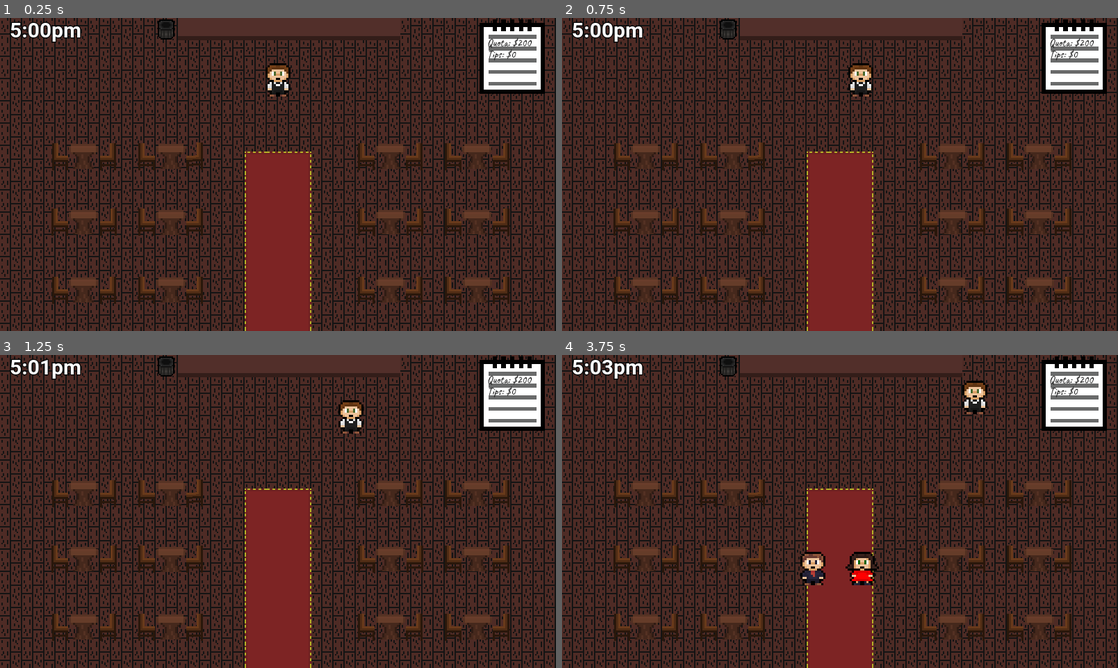
Above: before the commit, frames 1-4 (two rows, left to right).
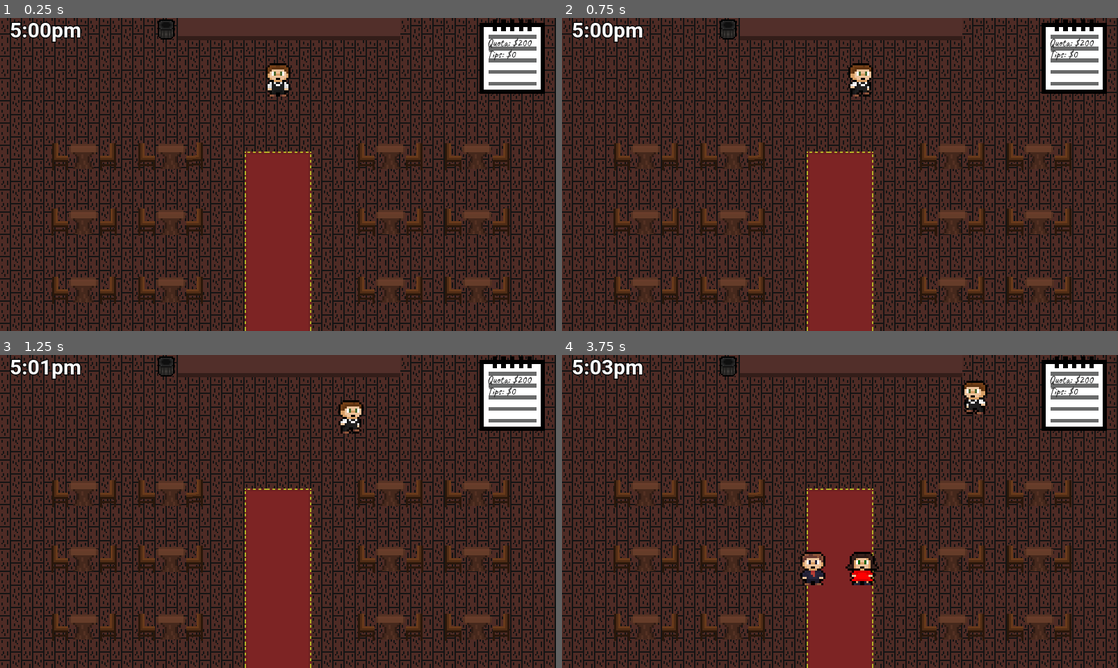
Above: after the commit, the same moments.

Repository: samw-26/Romantic-Evening
Game: Godot game, scene res://Assets/Scenes/restaurant.tscn
Same seed, same stepped clock (60 frames per second), same inputs: the game is played once before the commit and once after it.
Inputs:
- Up to frame 1 (0.25 s): no input
- Up to frame 2 (0.75 s): tap Enter at 0.5 s; hold D (right) from 0.53 s (still down); hold E (take) from 0.53 s (still down)
- Up to frame 3 (1.25 s): keep holding D (right); keep holding E (take)
- Up to frame 4 (3.75 s): release D (right) at 1.28 s; release E (take) at 1.28 s; hold S (down) 1.28-2.03 s; tap E (take) at 1.35, 2.85 s; hold D (right) 2.03-2.78 s; hold E (take) 2.03-2.78 s; hold W (up) 2.78-3.53 s; hold A (left) from 3.53 s (still down); hold E (take) from 3.53 s (still down)

Frame 1 is identical in both runs. In frame 2, 0.1% of the frame differs, in the area x 51-56%, y 16-26%; in frame 3, 0.2%; in frame 4, 0.2%, in the area x 72-77%, y 10-19%.

Commit message:
Added waiter animations

Diff:
--- a/Assets/Scenes/couple.tscn
+++ b/Assets/Scenes/couple.tscn
@@ -120,7 +120,7 @@
 
 [node name="StatusTimer" type="Timer" parent="."]
 unique_name_in_owner = true
-wait_time = 15.0
+wait_time = 20.0
 one_shot = true
 
 [node name="FlickerTimerMan" type="Timer" parent="StatusTimer"]
@@ -133,7 +133,7 @@
 
 [node name="ExitTimer" type="Timer" parent="."]
 unique_name_in_owner = true
-wait_time = 15.0
+wait_time = 20.0
 one_shot = true
 
 [node name="MealTimer" type="Timer" parent="."]
--- a/Assets/Scenes/waiter.gd
+++ b/Assets/Scenes/waiter.gd
@@ -9,15 +9,30 @@
 var second_plate: Sprite2D
 #Movement
 var direction: Vector2
+var last_direction: Vector2
 @export var speed: int = 300
+#Animation
+var anim: AnimatedSprite2D
 
 func _ready() -> void:
+	anim = %AnimatedSprite2D
 	%Plate1.hide()
 	%Plate2.hide()
 
 func _process(_delta: float) -> void:
 	if !Global.closing:
 		direction = Input.get_vector("left","right","up","down")
+		#Idle
+		if direction == Vector2.ZERO:
+			anim.play("idle_front")
+		elif direction == Vector2.RIGHT:
+			anim.play("walk_right")
+		elif direction == Vector2.LEFT:
+			anim.play("walk_left")
+		elif direction == Vector2.UP:
+			anim.play("walk_back")
+		elif direction == Vector2.DOWN:
+			anim.play("walk_front")
 		velocity = direction * speed
 		move_and_slide()
 
--- a/Assets/Scenes/waiter.tscn
+++ b/Assets/Scenes/waiter.tscn
@@ -8,44 +8,158 @@
 [ext_resource type="Texture2D" uid="uid://1jukbyg3apdg" path="res://Assets/Food/Spaghetti.png" id="5_rlrwq"]
 [ext_resource type="Texture2D" uid="uid://bhvc2lkfnv1tl" path="res://Assets/Food/steak.png" id="6_22p60"]
 
-[sub_resource type="AtlasTexture" id="AtlasTexture_dpuq5"]
+[sub_resource type="AtlasTexture" id="AtlasTexture_nvscq"]
+atlas = ExtResource("3_8tfof")
+region = Rect2(0, 48, 16, 16)
+
+[sub_resource type="AtlasTexture" id="AtlasTexture_m4ylm"]
+atlas = ExtResource("3_8tfof")
+region = Rect2(16, 48, 16, 16)
+
+[sub_resource type="AtlasTexture" id="AtlasTexture_1v6xv"]
 atlas = ExtResource("3_8tfof")
 region = Rect2(0, 0, 16, 16)
 
-[sub_resource type="AtlasTexture" id="AtlasTexture_s3nsl"]
+[sub_resource type="AtlasTexture" id="AtlasTexture_dtibe"]
 atlas = ExtResource("3_8tfof")
 region = Rect2(16, 0, 16, 16)
 
-[sub_resource type="AtlasTexture" id="AtlasTexture_dyp2w"]
+[sub_resource type="AtlasTexture" id="AtlasTexture_aiy2l"]
+atlas = ExtResource("3_8tfof")
+region = Rect2(0, 32, 16, 16)
+
+[sub_resource type="AtlasTexture" id="AtlasTexture_un01i"]
+atlas = ExtResource("3_8tfof")
+region = Rect2(16, 32, 16, 16)
+
+[sub_resource type="AtlasTexture" id="AtlasTexture_dcsip"]
+atlas = ExtResource("3_8tfof")
+region = Rect2(0, 16, 16, 16)
+
+[sub_resource type="AtlasTexture" id="AtlasTexture_56eq4"]
+atlas = ExtResource("3_8tfof")
+region = Rect2(16, 16, 16, 16)
+
+[sub_resource type="AtlasTexture" id="AtlasTexture_fy2l8"]
+atlas = ExtResource("3_8tfof")
+region = Rect2(32, 48, 16, 16)
+
+[sub_resource type="AtlasTexture" id="AtlasTexture_vnw2t"]
+atlas = ExtResource("3_8tfof")
+region = Rect2(48, 48, 16, 16)
+
+[sub_resource type="AtlasTexture" id="AtlasTexture_ssrv7"]
 atlas = ExtResource("3_8tfof")
 region = Rect2(32, 0, 16, 16)
 
-[sub_resource type="AtlasTexture" id="AtlasTexture_desdg"]
+[sub_resource type="AtlasTexture" id="AtlasTexture_rlr3y"]
 atlas = ExtResource("3_8tfof")
 region = Rect2(48, 0, 16, 16)
+
+[sub_resource type="AtlasTexture" id="AtlasTexture_sufpt"]
+atlas = ExtResource("3_8tfof")
+region = Rect2(32, 32, 16, 16)
+
+[sub_resource type="AtlasTexture" id="AtlasTexture_b54d4"]
+atlas = ExtResource("3_8tfof")
+region = Rect2(48, 32, 16, 16)
+
+[sub_resource type="AtlasTexture" id="AtlasTexture_bwixi"]
+atlas = ExtResource("3_8tfof")
+region = Rect2(32, 16, 16, 16)
+
+[sub_resource type="AtlasTexture" id="AtlasTexture_qecos"]
+atlas = ExtResource("3_8tfof")
+region = Rect2(48, 16, 16, 16)
 
 [sub_resource type="SpriteFrames" id="SpriteFrames_i03tf"]
 animations = [{
 "frames": [{
 "duration": 1.0,
-"texture": SubResource("AtlasTexture_dpuq5")
-}, {
-"duration": 1.0,
-"texture": SubResource("AtlasTexture_s3nsl")
-}],
-"loop": true,
-"name": &"idle",
-"speed": 2.0
-}, {
-"frames": [{
-"duration": 1.0,
-"texture": SubResource("AtlasTexture_dyp2w")
-}, {
-"duration": 1.0,
-"texture": SubResource("AtlasTexture_desdg")
-}],
-"loop": true,
-"name": &"walk",
+"texture": SubResource("AtlasTexture_nvscq")
+}, {
+"duration": 1.0,
+"texture": SubResource("AtlasTexture_m4ylm")
+}],
+"loop": true,
+"name": &"idle_back",
+"speed": 2.0
+}, {
+"frames": [{
+"duration": 1.0,
+"texture": SubResource("AtlasTexture_1v6xv")
+}, {
+"duration": 1.0,
+"texture": SubResource("AtlasTexture_dtibe")
+}],
+"loop": true,
+"name": &"idle_front",
+"speed": 2.0
+}, {
+"frames": [{
+"duration": 1.0,
+"texture": SubResource("AtlasTexture_aiy2l")
+}, {
+"duration": 1.0,
+"texture": SubResource("AtlasTexture_un01i")
+}],
+"loop": true,
+"name": &"idle_left",
+"speed": 2.0
+}, {
+"frames": [{
+"duration": 1.0,
+"texture": SubResource("AtlasTexture_dcsip")
+}, {
+"duration": 1.0,
+"texture": SubResource("AtlasTexture_56eq4")
+}],
+"loop": true,
+"name": &"idle_right",
+"speed": 2.0
+}, {
+"frames": [{
+"duration": 1.0,
+"texture": SubResource("AtlasTexture_fy2l8")
+}, {
+"duration": 1.0,
+"texture": SubResource("AtlasTexture_vnw2t")
+}],
+"loop": true,
+"name": &"walk_back",
+"speed": 4.0
+}, {
+"frames": [{
+"duration": 1.0,
+"texture": SubResource("AtlasTexture_ssrv7")
+}, {
+"duration": 1.0,
+"texture": SubResource("AtlasTexture_rlr3y")
+}],
+"loop": true,
+"name": &"walk_front",
+"speed": 4.0
+}, {
+"frames": [{
+"duration": 1.0,
+"texture": SubResource("AtlasTexture_sufpt")
+}, {
+"duration": 1.0,
+"texture": SubResource("AtlasTexture_b54d4")
+}],
+"loop": true,
+"name": &"walk_left",
+"speed": 4.0
+}, {
+"frames": [{
+"duration": 1.0,
+"texture": SubResource("AtlasTexture_bwixi")
+}, {
+"duration": 1.0,
+"texture": SubResource("AtlasTexture_qecos")
+}],
+"loop": true,
+"name": &"walk_right",
 "speed": 4.0
 }]
 
@@ -57,15 +171,17 @@
 script = ExtResource("1_l15ge")
 
 [node name="WaiterSprite" type="Sprite2D" parent="."]
+visible = false
 texture_filter = 1
 scale = Vector2(6, 6)
 texture = ExtResource("2_lxa45")
 
 [node name="AnimatedSprite2D" type="AnimatedSprite2D" parent="."]
-visible = false
+unique_name_in_owner = true
 scale = Vector2(6, 6)
 sprite_frames = SubResource("SpriteFrames_i03tf")
-animation = &"idle"
+animation = &"idle_front"
+autoplay = "idle_front"
 
 [node name="CollisionShape2D" type="CollisionShape2D" parent="."]
 position = Vector2(0, 20)
Binary file changed: Assets/Characters/waiter-Sheet.png
Not shown: 1 places in Assets/Scenes/waiter.tscn that only renumber resources
